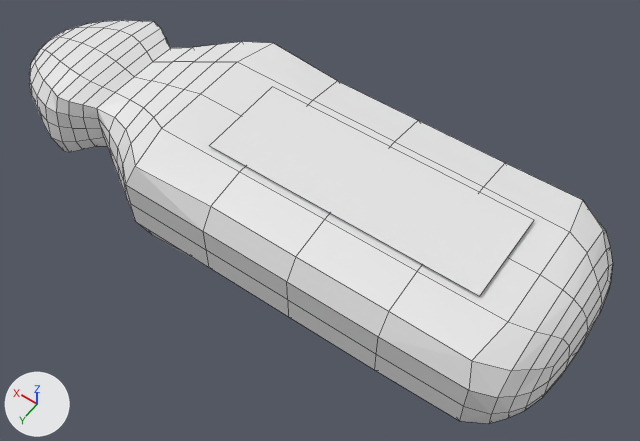
One commit to the Blender file data/meshes/transporter.blend: the scene before it, then after it.
The view is the same before and after, from a 50 mm camera at (-5.66, 9.48, 14.09) aimed at (1.01, 0.15, -0.57). Every picture has the same lights, and +X, +Y and +Z are marked at lower left. Mesh edges are drawn as thin lines.

Before the edit, the objects in view are built like this:
```python
me_transporter = bpy.data.meshes.new('transporter')
me_transporter.from_pydata(...)  # 354 vertices, 352 faces; spans x -4.79..9.03, y -2.4..2.4, z -1.2..1.2
me_transporter_faction = bpy.data.meshes.new('transporter_faction')
me_transporter_faction.from_pydata([(3.03, 1.06, 1.91), (-3.02, 1.06, 1.91), (-3.02, -0.97, 1.91), (3.03, -0.97, 1.91)], [], [(0, 1, 2, 3)])
ob_transporter = bpy.data.objects.new('transporter', me_transporter)
ob_transporter.location = (0.0, 0.0, 0.0)
ob_transporter_faction = bpy.data.objects.new('transporter_faction', me_transporter_faction)
ob_transporter_faction.location = (0.0, 0.0, -0.65)
```
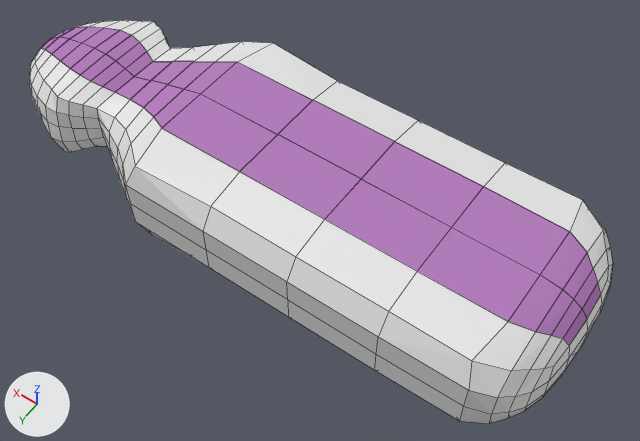
The change, as JSON lines over the scene's bpy script:
```json
{"op": "add", "block": "mat_material", "code": ["mat_material = diffuse_material('Material')", "mat_material.base_color = (0.46, 0.21, 0.51)  # pink #b57ebd"]}
{"op": "add", "block": "me_transporter_001", "code": ["me_transporter_001 = bpy.data.meshes.new('transporter.001')", "me_transporter_001.from_pydata(...)  # 63 vertices, 40 faces; spans x -4.67..8.79, y -1.2..1.2, z 0.38..1.2", "me_transporter_001.materials.append(mat_material)  # pink #b57ebd"]}
{"op": "remove", "block": "ob_transporter_faction", "code": ["ob_transporter_faction = bpy.data.objects.new('transporter_faction', me_transporter_faction)", "ob_transporter_faction.location = (0.0, 0.0, -0.65)"]}
{"op": "add", "block": "ob_faction", "code": ["ob_faction = bpy.data.objects.new('Faction', me_transporter_001)", "ob_faction.location = (0.0, 0.0, 0.01)"]}
```

Where the change shows, as pixel boxes (x1, y1, x2, y2) in the pictures (640 x 441 px):
```json
{"object": "Faction", "change": "added", "after": [41, 27, 601, 345], "on screen": "pink"}
{"object": "transporter_faction", "change": "deleted", "before": [209, 87, 534, 296]}
```
